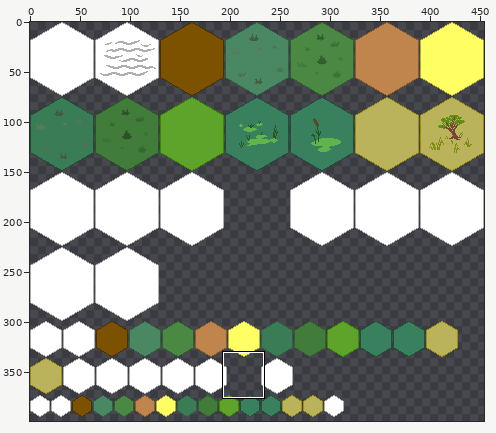
File history of a sprite sheet, data/iso.png. Above, an overview of the earlier version with the close-up marked.
Close-up. Before:
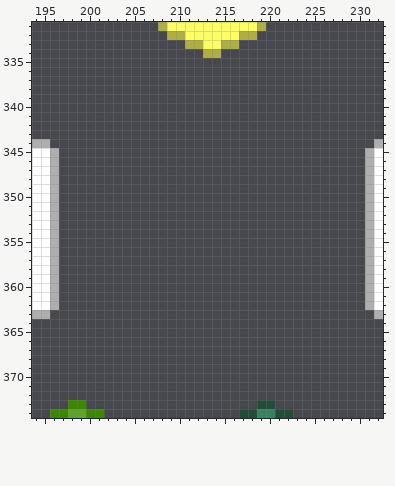
The file is 454x512 pixels. Colours within 5 levels of each other are drawn and written as one. Shown: x 194..232, y 331..374. The old version is drawn lined up with the new one. The wide view leaves out empty margins. The commit also changed other parts of the picture, which this record leaves out.
Once edited:
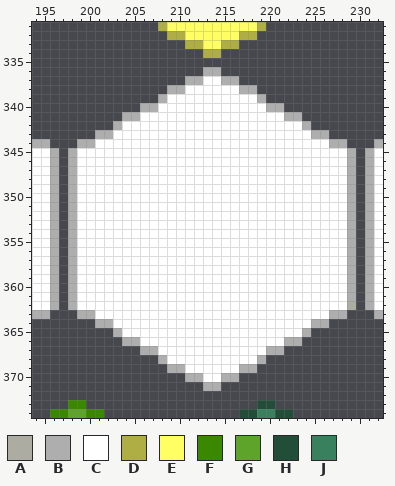
Palette (. is transparent): A #acaca3  B #aeaeae  C #ffffff  D #aeae44  E #ffff63  F #3a8800  G #5ea42a  H #224d38  J #39805e
Changes in this commit:
drawings rearranged on the sheet (the old picture shows each at its new place; 18 dropped ones are not shown)
@@ x 194..232 @@
 335 .......................................
-336 .......................................
-337 .......................................
-338 .......................................
-339 .......................................
-340 .......................................
-341 .......................................
-342 .......................................
-343 .......................................
-344 BB....................................B
-345 CCB..................................BC
-346 CCB..................................BC
-347 CCB..................................BC
-348 CCB..................................BC
-349 CCB..................................BC
-350 CCB..................................BC
-351 CCB..................................BC
-352 CCB..................................BC
-353 CCB..................................BC
-354 CCB..................................BC
-355 CCB..................................BC
-356 CCB..................................BC
-357 CCB..................................BC
-358 CCB..................................BC
-359 CCB..................................BC
-360 CCB..................................BC
-361 CCB..................................BC
-362 CCB..................................BC
-363 BB....................................B
-364 .......................................
-365 .......................................
-366 .......................................
-367 .......................................
-368 .......................................
-369 .......................................
-370 .......................................
-371 .......................................
+336 ...................BB..................
+337 .................BBCCBB................
+338 ...............BBCCCCCCBB..............
+339 ..............BCCCCCCCCCCB.............
+340 ............BBCCCCCCCCCCCCBB...........
+341 ..........BBCCCCCCCCCCCCCCCCBB.........
+342 .........BCCCCCCCCCCCCCCCCCCCCB........
+343 .......BBCCCCCCCCCCCCCCCCCCCCCCBB......
+344 BB...BBCCCCCCCCCCCCCCCCCCCCCCCCCCBB...B
+345 CCB.BCCCCCCCCCCCCCCCCCCCCCCCCCCCCCCB.BC
+346 CCB.BCCCCCCCCCCCCCCCCCCCCCCCCCCCCCCB.BC
+347 CCB.BCCCCCCCCCCCCCCCCCCCCCCCCCCCCCCB.BC
+348 CCB.BCCCCCCCCCCCCCCCCCCCCCCCCCCCCCCB.BC
+349 CCB.BCCCCCCCCCCCCCCCCCCCCCCCCCCCCCCB.BC
+350 CCB.BCCCCCCCCCCCCCCCCCCCCCCCCCCCCCCB.BC
+351 CCB.BCCCCCCCCCCCCCCCCCCCCCCCCCCCCCCB.BC
+352 CCB.BCCCCCCCCCCCCCCCCCCCCCCCCCCCCCCB.BC
+353 CCB.BCCCCCCCCCCCCCCCCCCCCCCCCCCCCCCB.BC
+354 CCB.BCCCCCCCCCCCCCCCCCCCCCCCCCCCCCCB.BC
+355 CCB.BCCCCCCCCCCCCCCCCCCCCCCCCCCCCCCB.BC
+356 CCB.BCCCCCCCCCCCCCCCCCCCCCCCCCCCCCCB.BC
+357 CCB.BCCCCCCCCCCCCCCCCCCCCCCCCCCCCCCB.BC
+358 CCB.BCCCCCCCCCCCCCCCCCCCCCCCCCCCCCCB.BC
+359 CCB.BCCCCCCCCCCCCCCCCCCCCCCCCCCCCCCB.BC
+360 CCB.BCCCCCCCCCCCCCCCCCCCCCCCCCCCCCCB.BC
+361 CCB.BCCCCCCCCCCCCCCCCCCCCCCCCCCCCCCB.BC
+362 CCB.BCCCCCCCCCCCCCCCCCCCCCCCCCCCCCCA.BC
+363 BB...BBCCCCCCCCCCCCCCCCCCCCCCCCCCBB...B
+364 .......BBCCCCCCCCCCCCCCCCCCCCCCBB......
+365 .........BCCCCCCCCCCCCCCCCCCCCB........
+366 ..........BBCCCCCCCCCCCCCCCCBB.........
+367 ............BBCCCCCCCCCCCCBB...........
+368 ..............BCCCCCCCCCCB.............
+369 ...............BBCCCCCCBB..............
+370 .................BBCCBB................
+371 ...................BB..................
 372 .......................................
